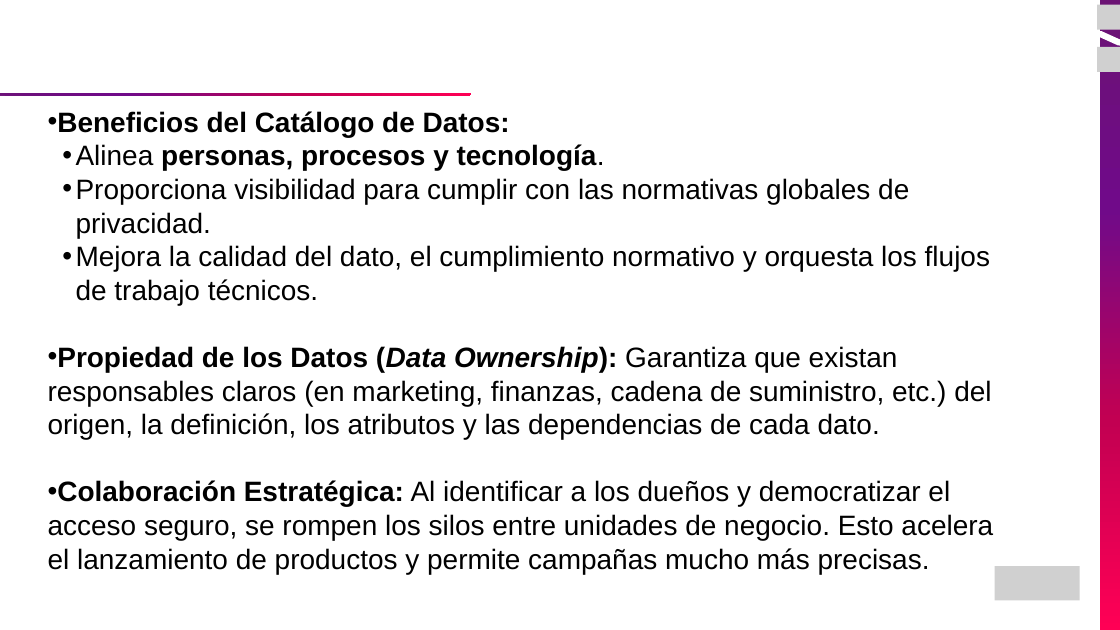
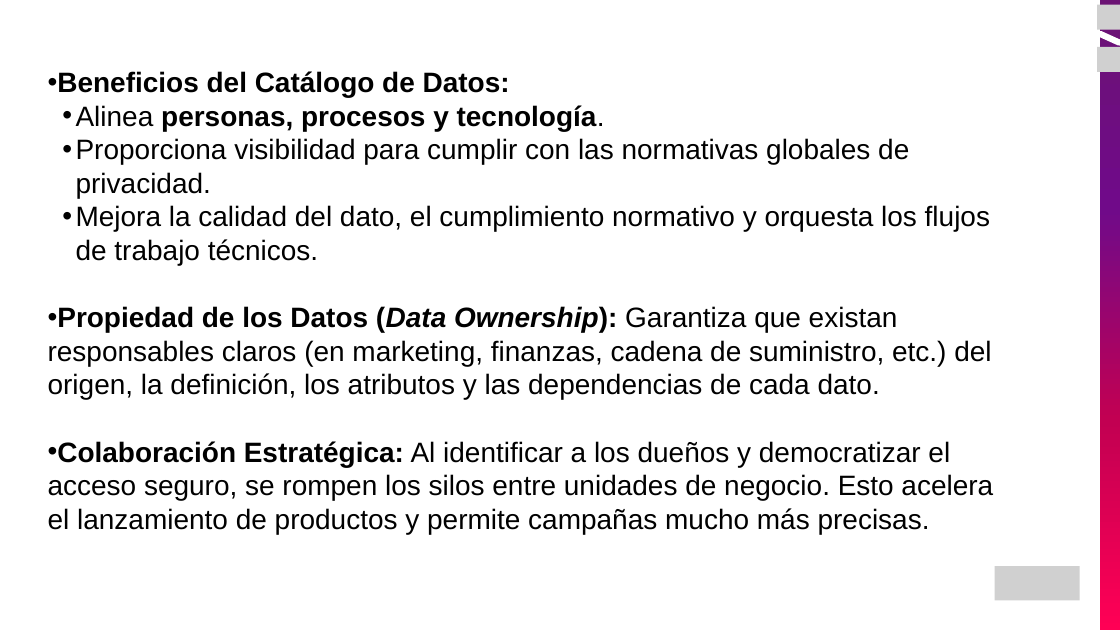
Before and after one commit to JEstebanMejiaV/curso-ingenieria-de-datos, a slide deck: slide 12 of modulo-06_Gobierno y Calidad de Datos/01_Introduccion Gobierno de Datos.pptx (slide 15 before the commit). Drawn at 1120x630 pixels with LibreOffice and Linux fonts; fonts in the diff are those of the drawing; grey boxes stand for pictures. Boxes give left, top, right and bottom in pixels: in the first picture for what was removed or moved away, otherwise in the second. Text is boxed around its words. In the diff, an @@ line names an element or a change of style, - is before the commit and + after.

```diff
--- a/modulo-06_Gobierno y Calidad de Datos/01_Introduccion Gobierno de Datos.pptx
+++ b/modulo-06_Gobierno y Calidad de Datos/01_Introduccion Gobierno de Datos.pptx
@@ text "Beneficios del Catálogo de Datos:": place and size @@
-text "Beneficios del Catálogo de Datos:" at (48,111,993,574)
+text "Beneficios del Catálogo de Datos:" at (48,71,993,534)
@@ freeform shape removed at (0,93,472,96) @@
```
Also in this commit, not shown: 16 other slides changed, 2 slides added, 5 slides removed, 3 other files.
